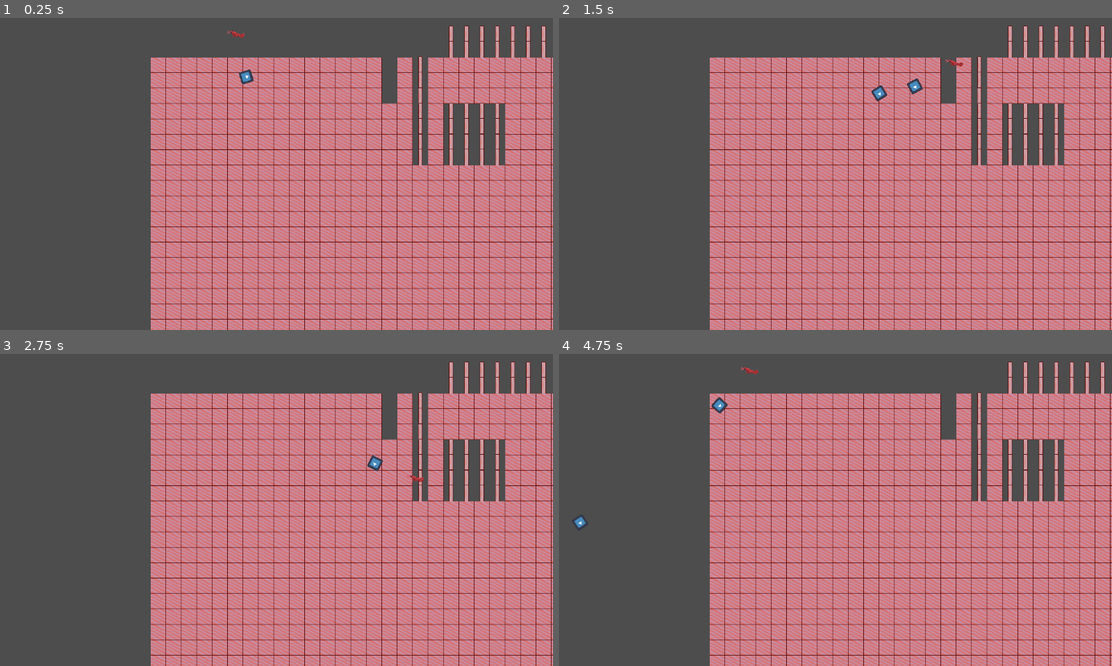
Above: before the commit, frames 1-4 (two rows, left to right).
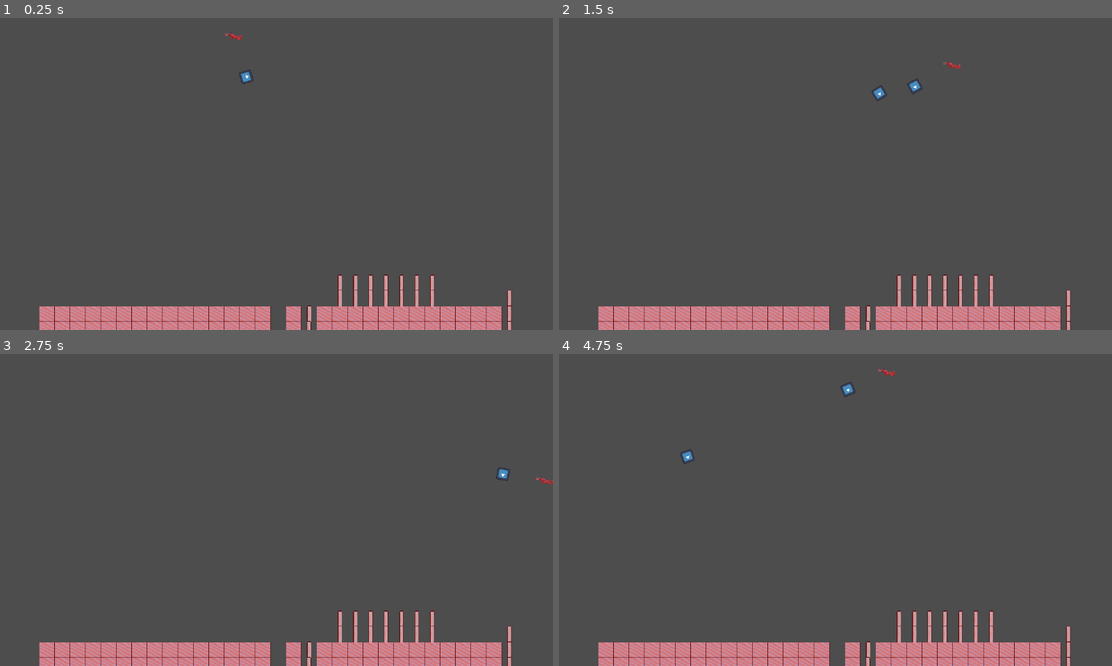
Above: after the commit, the same moments.

Repository: Chujo58/GameJam2025
Game: Godot game, scene res://MainScene.tscn
Two runs of this game, one before a commit and one after it. Both use one fixed random seed, a clock stepped at 60 frames per second and the inputs below. The engine's default icon, where the game draws it, is replaced by a stand-in: a white triangle on a blue panel in a dark square.
Inputs (mouse positions are in pixels of both pictures, inside the frame that each line leads up to):
- Up to frame 1 (0.25 s): no input
- Up to frame 2 (1.5 s): tap Enter at 0.5 s; move the mouse to (957, 158) at 0.52 s; hold Right (Right) 0.53-1.28 s; tap Shift (Run) at 0.6 s; move the mouse to (724, 189) at 1.27 s; hold Down (Down) from 1.28 s (still down); right-click (724, 189) at 1.35 s
- Up to frame 3 (2.75 s): move the mouse to (331, 441) at 2.02 s; release Down (Down) at 2.03 s; hold Right (Right) from 2.03 s (still down); tap Shift (Run) at 2.1 s
- Up to frame 4 (4.75 s): move the mouse to (807, 572) at 2.77 s; release Right (Right) at 2.78 s; hold W (Up) 2.78-3.53 s; right-click (807, 572) at 2.85 s; move the mouse to (1001, 556) at 3.52 s; hold Left (Left) from 3.53 s (still down); tap Shift (Run) at 3.6 s; move the mouse to (669, 463) at 4.27 s; right-click (669, 463) at 4.35 s

The runs differ from the first frame. In frame 1, 60% of the frame differs, in the area x 7-100%, y 2-100%; in frame 2, 60%; in frame 3, 60%; in frame 4, 60%, in the area x 2-100%, y 2-100%.

Commit message:
wall have hit box

Diff:
--- a/MainScene.tscn
+++ b/MainScene.tscn
@@ -36,17 +36,25 @@
 texture = ExtResource("3_iuhls")
 texture_region_size = Vector2i(32, 32)
 0:0/0 = 0
+0:0/0/physics_layer_0/polygon_0/points = PackedVector2Array(-16, 16, -16, -16, -8.5, -16, -8, 16)
 1:0/0 = 0
+1:0/0/physics_layer_0/polygon_0/points = PackedVector2Array(-16, -16, -16, -9, -8.75, -8.5, -7.75, -16)
 2:0/0 = 0
 0:1/0 = 0
+0:1/0/physics_layer_0/polygon_0/points = PackedVector2Array(8.5, -16, 8.25, 16, 16, 16, 16, -16)
 2:1/0 = 0
 0:2/0 = 0
+0:2/0/physics_layer_0/polygon_0/points = PackedVector2Array(-16, -16, 16, -16, 16, -8, -16, -7.75)
 2:2/0 = 0
 0:3/0 = 0
+0:3/0/physics_layer_0/polygon_0/points = PackedVector2Array(-16, 16, -16, 8.75, 16, 8.5, 16, 16)
 1:3/0 = 0
+1:3/0/physics_layer_0/polygon_0/points = PackedVector2Array(8.25, 8.25, 16, 8.25, 16, 16, 9.25, 16)
 2:3/0 = 0
 1:1/0 = 0
+1:1/0/physics_layer_0/polygon_0/points = PackedVector2Array(-16, 16, -8.04334, 16, -8.04334, 8.13173, -16, 7.95495)
 1:2/0 = 0
+1:2/0/physics_layer_0/polygon_0/points = PackedVector2Array(8.75, -9.5, 8.25, -16, 16, -16, 16, -9)
 
 [sub_resource type="TileSet" id="TileSet_uwrjd"]
 tile_size = Vector2i(32, 32)
@@ -61,7 +69,7 @@
 script = ExtResource("1_pl0dw")
 
 [node name="TileMapLayer" type="TileMapLayer" parent="."]
-position = Vector2(254, -78)
+position = Vector2(23, 439)
 tile_map_data = PackedByteArray("AAAJAAoAAgABABEAAAAKAAoAAgABABEAAAALAAoAAgABABEAAAAMAAoAAgABABEAAAANAAoAAgABABEAAAAOAA …(10016 unchanged characters)…
 tile_set = SubResource("TileSet_uwrjd")
 
--- a/test_character.tscn
+++ b/test_character.tscn
@@ -8,6 +8,7 @@
 [ext_resource type="PackedScene" uid="uid://djxqlx0k37u8t" path="res://melee_area.tscn" id="4_avf0f"]
 [ext_resource type="Texture2D" uid="uid://bv1trratfm1xa" path="res://lobterassets/lobterdash.png" id="4_jxcxa"]
 [ext_resource type="Texture2D" uid="uid://nuigqbpd5jao" path="res://lobterassets/lobteridle.png" id="5_288x5"]
+[ext_resource type="Texture2D" uid="uid://b1t23k5v521i0" path="res://lobterassets/lobidle(THIS).png" id="7_luvhc"]
 
 [sub_resource type="AtlasTexture" id="AtlasTexture_qc354"]
 atlas = ExtResource("2_2fwx4")
@@ -87,6 +88,22 @@
 
 [sub_resource type="AtlasTexture" id="AtlasTexture_32f02"]
 atlas = ExtResource("2_55ax7")
+region = Rect2(138, 0, 46, 30)
+
+[sub_resource type="AtlasTexture" id="AtlasTexture_swdxg"]
+atlas = ExtResource("7_luvhc")
+region = Rect2(0, 0, 46, 30)
+
+[sub_resource type="AtlasTexture" id="AtlasTexture_pl1uw"]
+atlas = ExtResource("7_luvhc")
+region = Rect2(46, 0, 46, 30)
+
+[sub_resource type="AtlasTexture" id="AtlasTexture_jtjpb"]
+atlas = ExtResource("7_luvhc")
+region = Rect2(92, 0, 46, 30)
+
+[sub_resource type="AtlasTexture" id="AtlasTexture_npup3"]
+atlas = ExtResource("7_luvhc")
 region = Rect2(138, 0, 46, 30)
 
 [sub_resource type="SpriteFrames" id="SpriteFrames_iqltu"]
@@ -175,6 +192,23 @@
 "loop": true,
 "name": &"mouvement",
 "speed": 5.0
+}, {
+"frames": [{
+"duration": 1.0,
+"texture": SubResource("AtlasTexture_swdxg")
+}, {
+"duration": 1.0,
+"texture": SubResource("AtlasTexture_pl1uw")
+}, {
+"duration": 1.0,
+"texture": SubResource("AtlasTexture_jtjpb")
+}, {
+"duration": 1.0,
+"texture": SubResource("AtlasTexture_npup3")
+}],
+"loop": true,
+"name": &"new_animation",
+"speed": 5.0
 }]
 
 [sub_resource type="RectangleShape2D" id="RectangleShape2D_8jn31"]
@@ -185,9 +219,9 @@
 
 [node name="AnimatedSprite2D" type="AnimatedSprite2D" parent="."]
 sprite_frames = SubResource("SpriteFrames_iqltu")
-animation = &"mouvement"
-autoplay = "idle"
-frame_progress = 0.536722
+animation = &"new_animation"
+autoplay = "new_animation"
+frame_progress = 0.37914
 
 [node name="Sprite2D" type="Sprite2D" parent="."]
 visible = false
Not shown, added: lobterassets/lobdash1claw(THIS).png.import
Not shown, added: lobterassets/lobdashnoclaw(THIS).png.import
Not shown, added: lobterassets/lobidle(THIS).png.import
Not shown, added: lobterassets/lobidletailess(THIS).png.import
Not shown, added: lobterassets/lobwalktailess(THIS).png.import
Not shown: 1 places in test_character.tscn that only renumber resources
